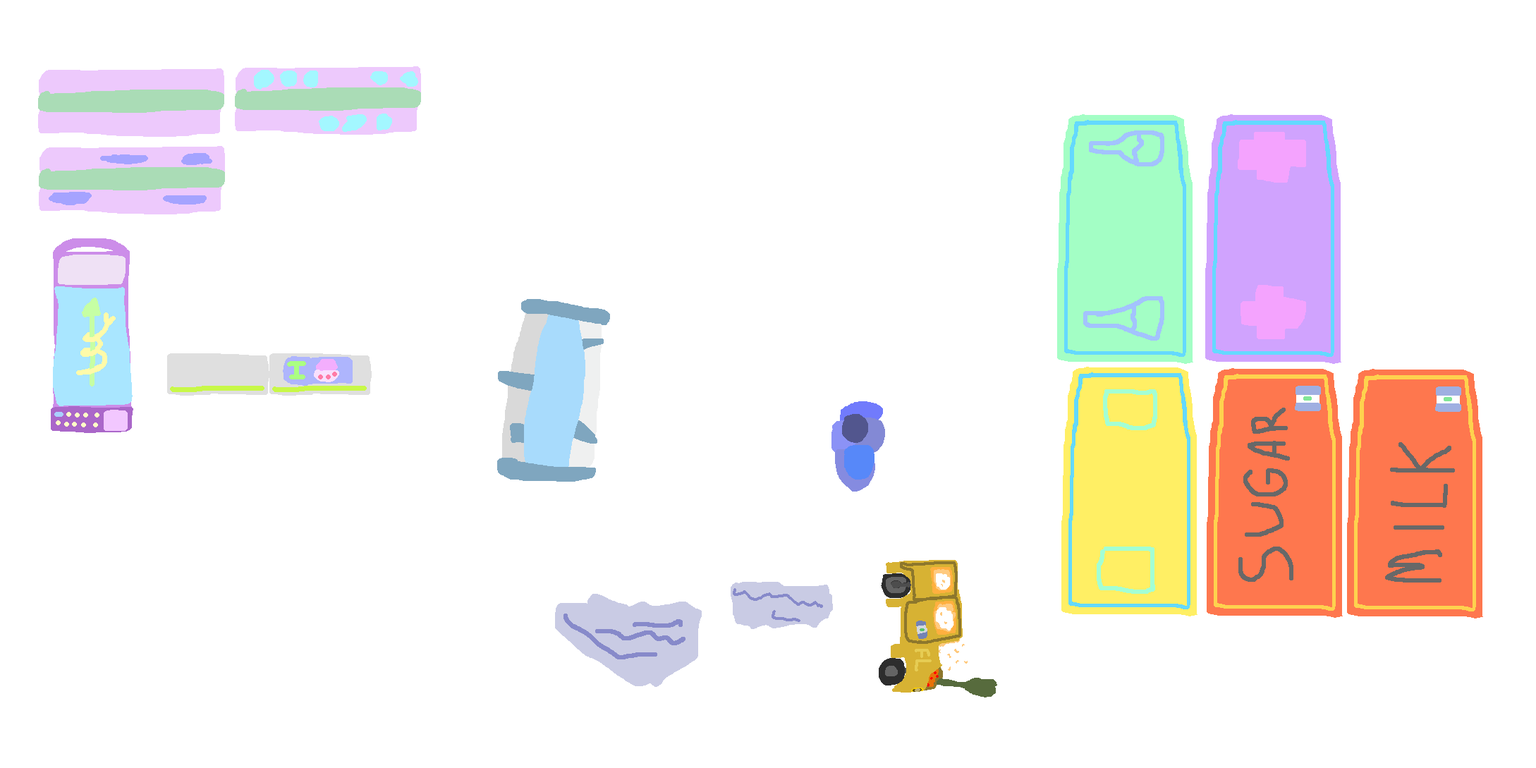
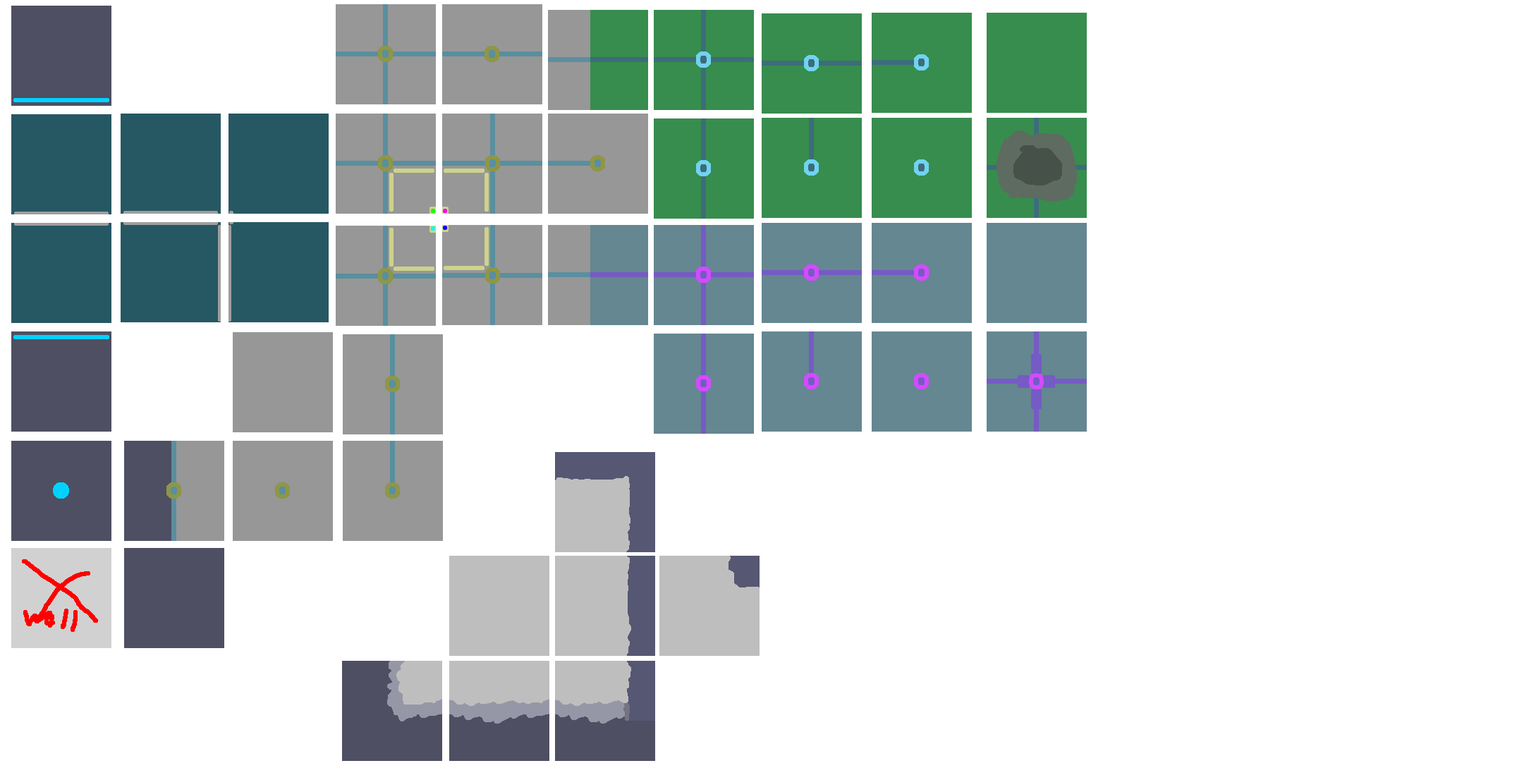
Layers edited between the first and the second 1536×768 image:
hid group "Barricde" (67 layers) over [left=38, top=66, right=1484, bottom=698]
showed group "Floor" (59 layers) over [left=11, top=4, right=1087, bottom=761]
